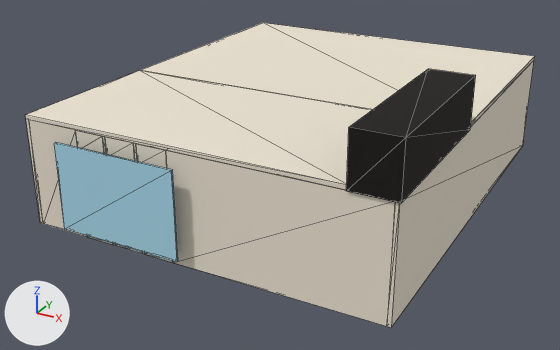
An edit to the glTF model models/room_living.glb, drawn before and after from the same camera.
Both versions are drawn from a 50 mm camera at (9.76, -25.53, 9.73) aimed at (-0.23, -7.38, 0.65). The axes (+X, +Y, +Z) are drawn at lower left. The lights are the same throughout. The picture after the commit comes second. Mesh edges are drawn as thin lines. Vertices at exactly the same position are counted once.

The first picture shows 'CEILING', 'STAIRWELL', 'VIEW_window', 'WALLS'.
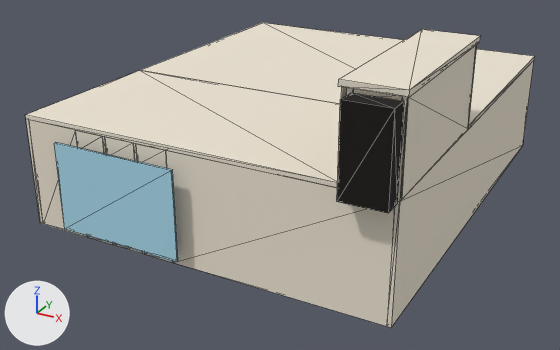
What differs and where, as boxes (x1, y1, x2, y2) in the pictures (560 x 350 px):
'STAIRWELL', moved, rescaled (48% narrower, 10% shorter)
    before: (346, 69, 476, 203)
    after: (337, 93, 404, 213)
'SHAFT', added (pale yellow)
    after: (338, 29, 480, 202)

The change in detail:
me_mesh_5 is used by ob_stairwell; location (0.0, 0.0, 0.0).
me_mesh_5 had 8 vertices, 12 faces and spanned x 3.95..5.15, y -12.15..-7.35, z 3.0..4.4.
me_mesh_5 now has 8 vertices, 12 faces and spans x 3.95..5.05, y -12.6..-12.1, z 2.95..5.1.
me_mesh_5 part 1: the whole mesh is scaled about its middle by (0.917, 0.104, 1.54), then moved by (-0.05, -2.6, 0.32).
Mesh me_mesh_5_1 is new.
It has 42 vertices, 82 faces and spans x 3.7..5.15, y -12.15..-7.3, z 3.0..5.35.
It uses material mat_mat_wall (pale yellow #ede4d3).
Object 'SHAFT' (ob_shaft) is new; it shows me_mesh_5_1.
Its location is (0.0, 0.0, 0.0).
